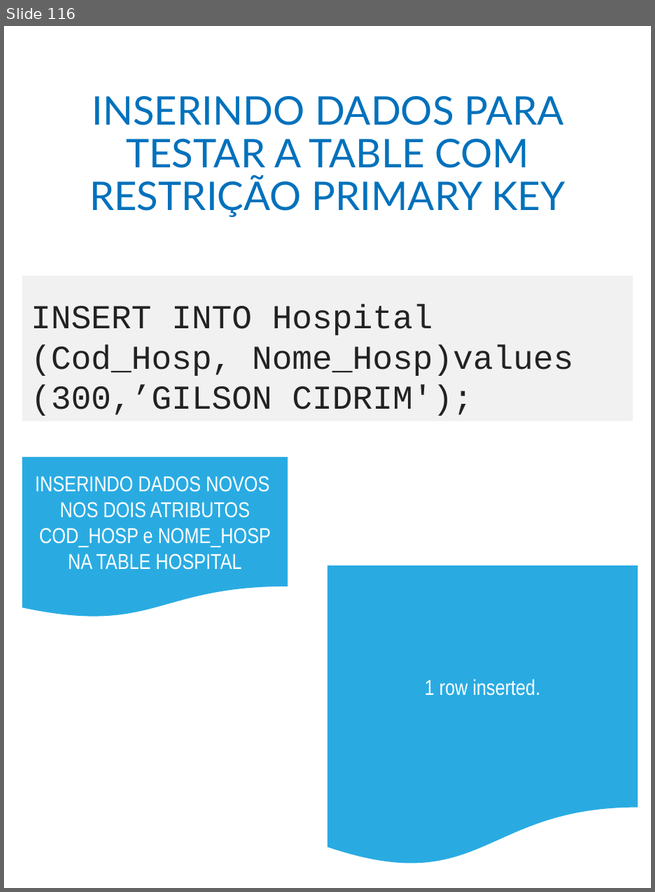
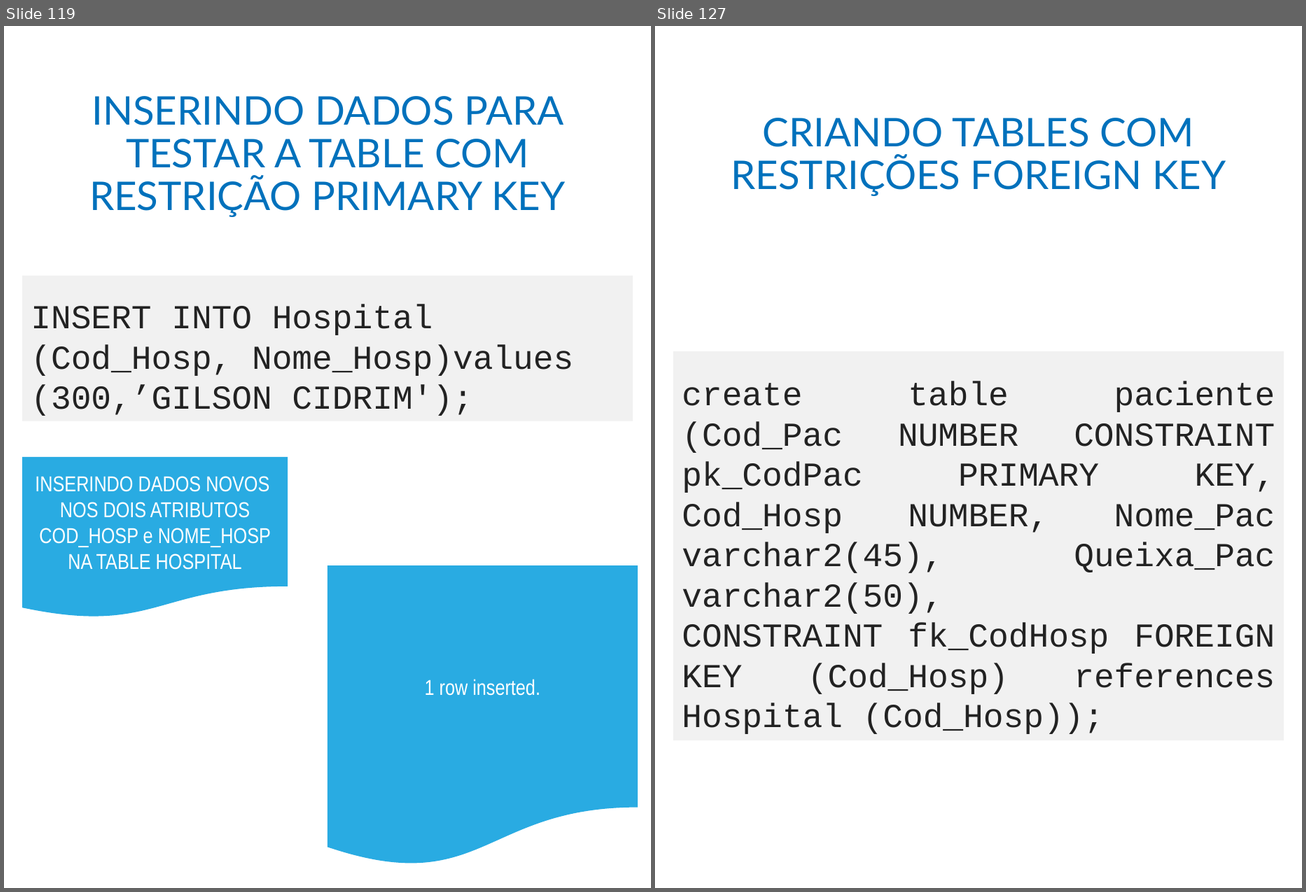
Before and after one commit to adilsonlopesoracle/BancodeDados_Gracas, a slide deck: BANCO DE DADOS_Atualizado.pptx. Shown side by side, each under a label of ours: slide 116 before the commit, slides 119 and 127 after it; the slides between them are not shown. The pictures are 655x892 and 1306x892 pixels, drawn with LibreOffice and Linux fonts; fonts in the diff are those of the drawing. Boxes give left, top, right and bottom in pixels: in the first picture for what was removed or moved away, otherwise in the second. Text is boxed around its words. In the diff, an @@ line names an element or a change of style, - is before the commit and + after.

```diff
--- a/BANCO DE DADOS_Atualizado.pptx
+++ b/BANCO DE DADOS_Atualizado.pptx
@@ slide 127 added at <box>655,26,1302,888</box>, background #FFFFFF @@
@@ title added at <box>731,118,1225,196</box>, 33 pt, text #0071BC @@
+CRIANDO TABLES COM RESTRIÇÕES FOREIGN KEY
@@ rectangle added at <box>673,351,1284,741</box>, fill #F1F1F1, 28 pt, text #222222 @@
+create table paciente (Cod_Pac NUMBER CONSTRAINT pk_CodPac PRIMARY KEY, Cod_Hosp NUMBER, Nome_Pac varchar2(45), Queixa_Pac varchar2(50),
+CONSTRAINT fk_CodHosp FOREIGN KEY (Cod_Hosp) references Hospital (Cod_Hosp));
@@ what was slide 116 is now slide 119 @@
```
Also in this commit, not shown: 3 slides changed, 30 other slides added.
